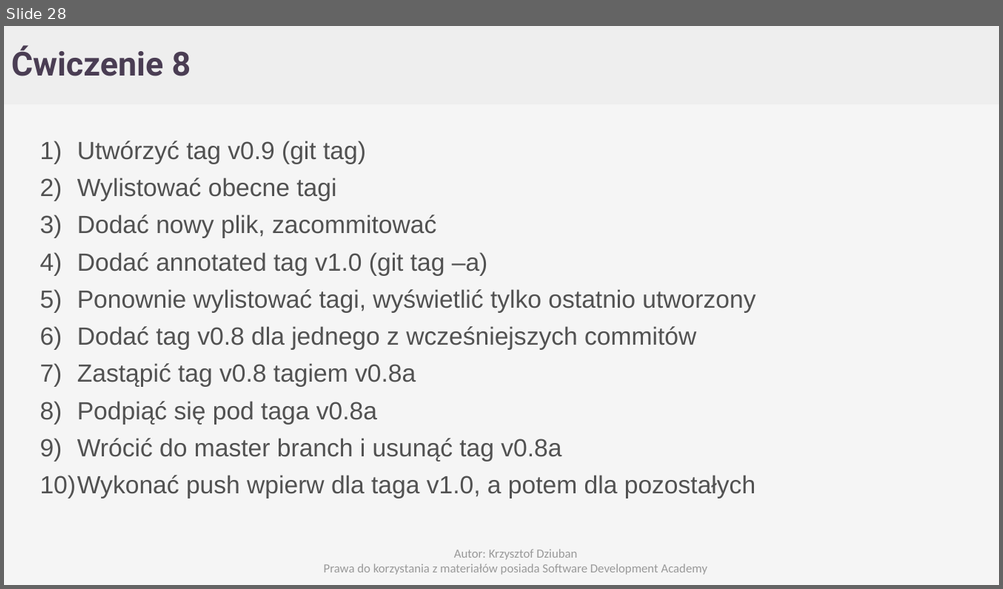
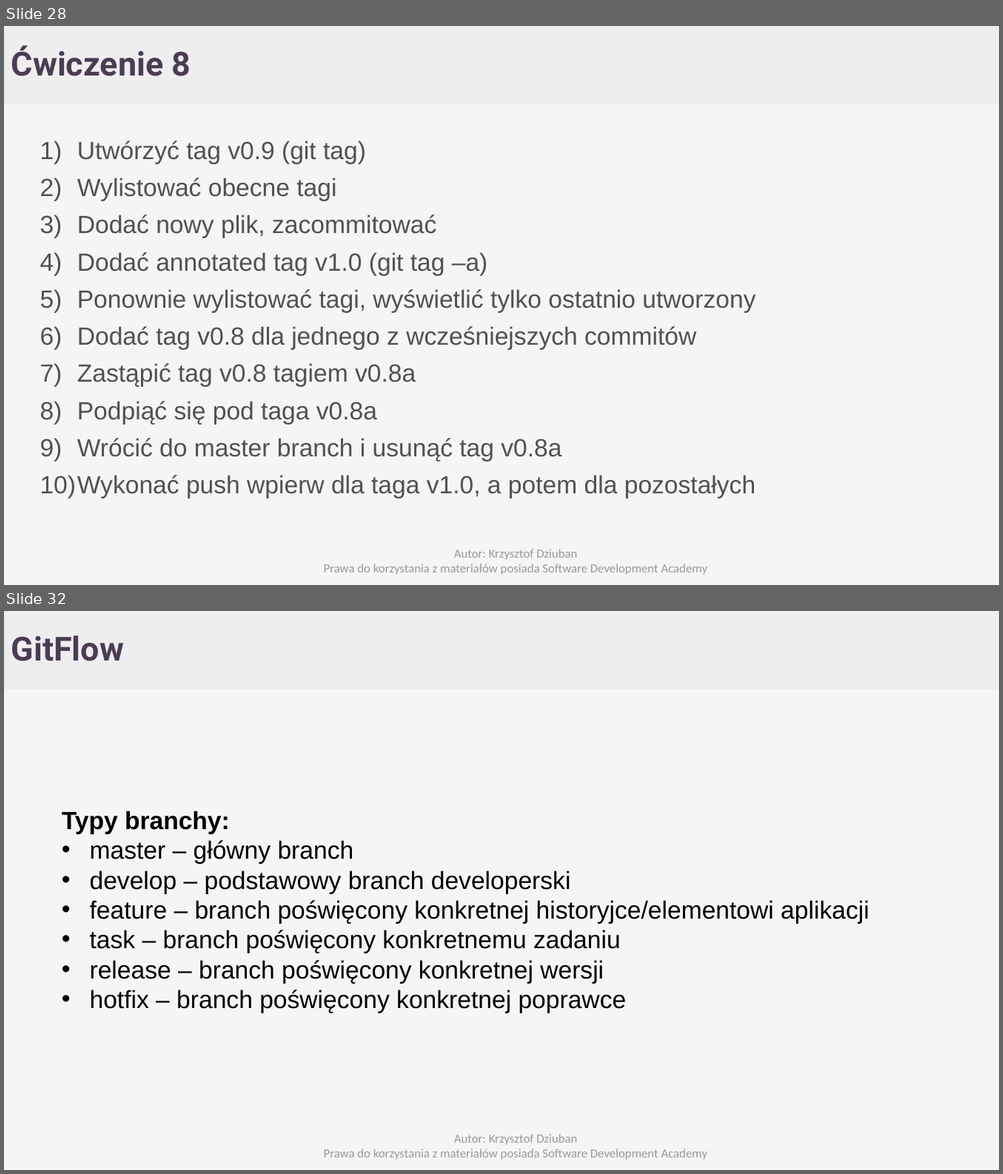
Before and after one commit to Cristopherus/Git_tutorial, a slide deck: GIT.pptx. Shown one above the other, each under a label of ours: slide 28 before the commit, slides 28 and 32 after it; the slides between them are not shown. The pictures are 1003x589 and 1003x1174 pixels, drawn with LibreOffice and Linux fonts; fonts in the diff are those of the drawing; background and template pictures are left out. Boxes give left, top, right and bottom in pixels: in the first picture for what was removed or moved away, otherwise in the second. Text is boxed around its words. In the diff, an @@ line names an element or a change of style, - is before the commit and + after.

```diff
--- a/GIT.pptx
+++ b/GIT.pptx
@@ slide 32 added at [4,611,999,1170], background #F5F5F5; not listed: 1 template element that a slide beside it also shows @@
@@ text added at [11,635,124,661], 32 pt, text #4A3D53, bold @@
+GitFlow
@@ text added at [62,811,869,1014], 24 pt, text #000000 @@
+Typy branchy:
+• master – główny branch
+• develop – podstawowy branch developerski
+• feature – branch poświęcony konkretnej historyjce/elementowi aplikacji
+• task – branch poświęcony konkretnemu zadaniu
+• release – branch poświęcony konkretnej wersji
+• hotfix – branch poświęcony konkretnej poprawce
@@ text added at [324,1134,708,1160], 12 pt, text #999999 @@
+Autor: Krzysztof Dziuban
+Prawa do korzystania z materiałów posiada Software Development Academy
```
Also in this commit, not shown: 4 other slides added.
